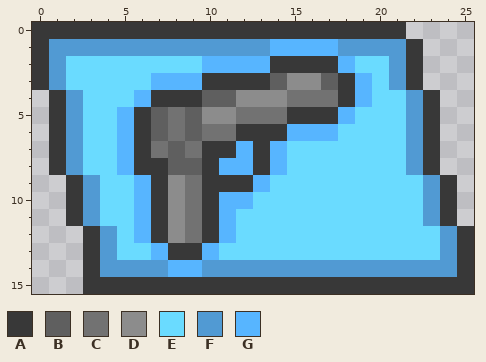
Two states of a pixel-art sprite, Resources/UI/PistolIconPressed.png. The picture above is the old version.
The file is 26x16 pixels. Colours within 5 levels of each other are drawn and written as one.
Palette (. is transparent): A #383838  B #5f5f5f  C #727272  D #8c8c8c  E #6adbff  F #519ad3  G #57b5ff
Pixels before, first column x 0:
 0 AAAAAAAAAAAAAAAAAAAAAA....
 1 AFFFFFFFFFFFFFGGGGFFFFA...
 2 AFEEEEEEEEGGGGAAAAGEEFA...
 3 AFEEEEEGGGAAAABDDBAGEFA...
 4 .AFEEEGAAABBDDDCCCAGEEFA..
 5 .AFEEGABCBDDCCCAAAGEEEFA..
 6 .AFEEGABCBCCAAAGGGEEEEFA..
 7 .AFEEGACBCAAGAGEEEEEEEFA..
 8 .AFEEGAABBAGGAGEEEEEEEFA..
 9 ..AFEEGADCAAAGEEEEEEEEEFA.
10 ..AFEEGADCAGGEEEEEEEEEEFA.
11 ..AFEEGADCAGEEEEEEEEEEEFA.
12 ...AFEGADCAGEEEEEEEEEEEEFA
13 ...AFEEGAAGEEEEEEEEEEEEEFA
14 ...AFFFFGGFFFFFFFFFFFFFFFA
15 ...AAAAAAAAAAAAAAAAAAAAAAA
After the commit:
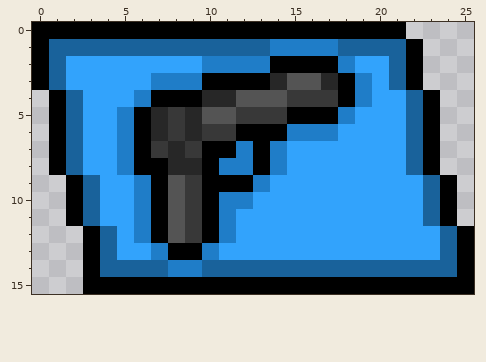
Change:
colour A: #383838 -> #000000
colour B: #5f5f5f -> #272727
colour C: #727272 -> #383838
colour D: #8c8c8c -> #545454
colour E: #6adbff -> #32a3fc
colour F: #519ad3 -> #19629b
colour G: #57b5ff -> #1f7dc8
Changed places in both pictures, as pixel boxes (x1, y1, x2, y2):
changed: (32, 22, 474, 294)
